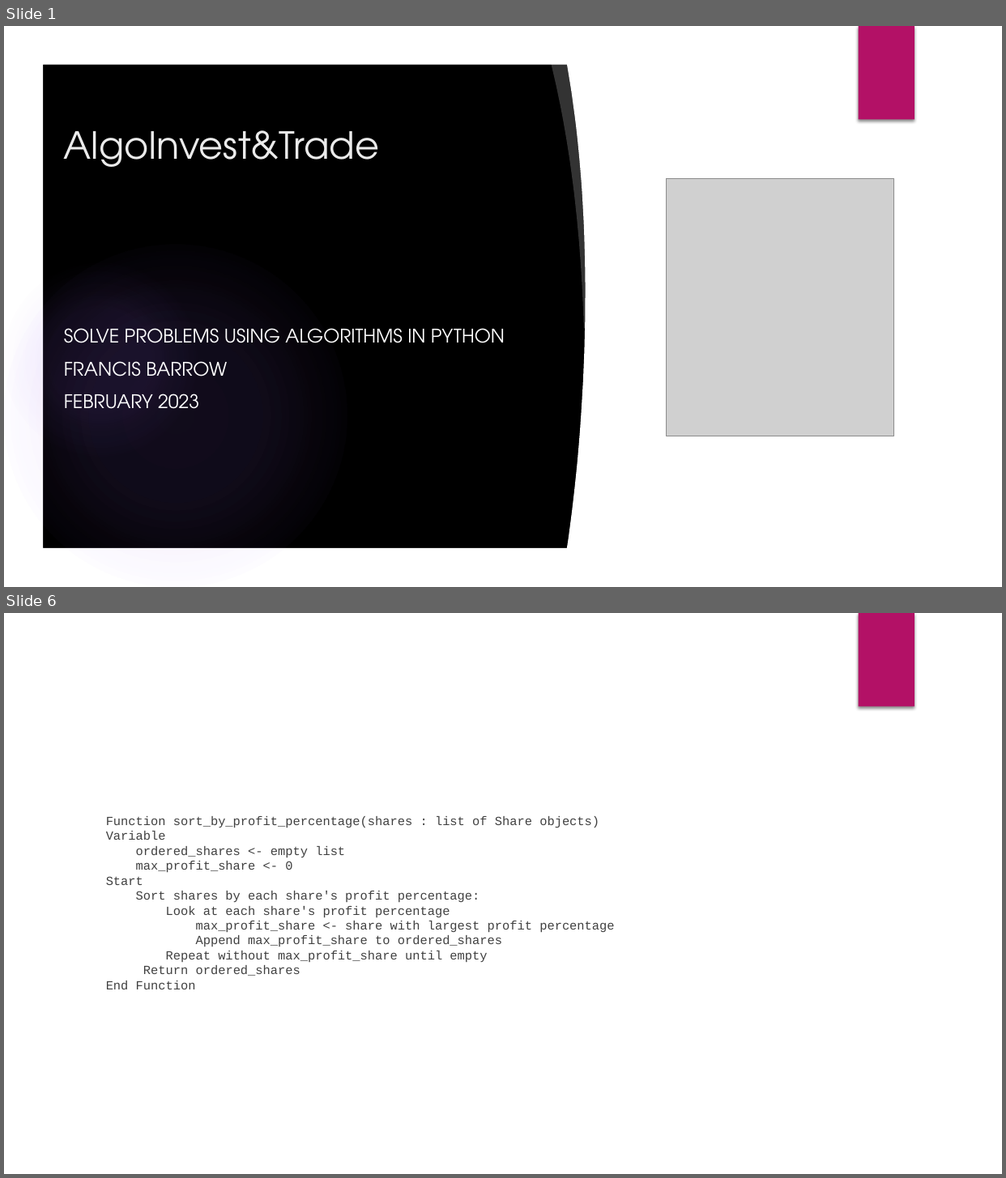
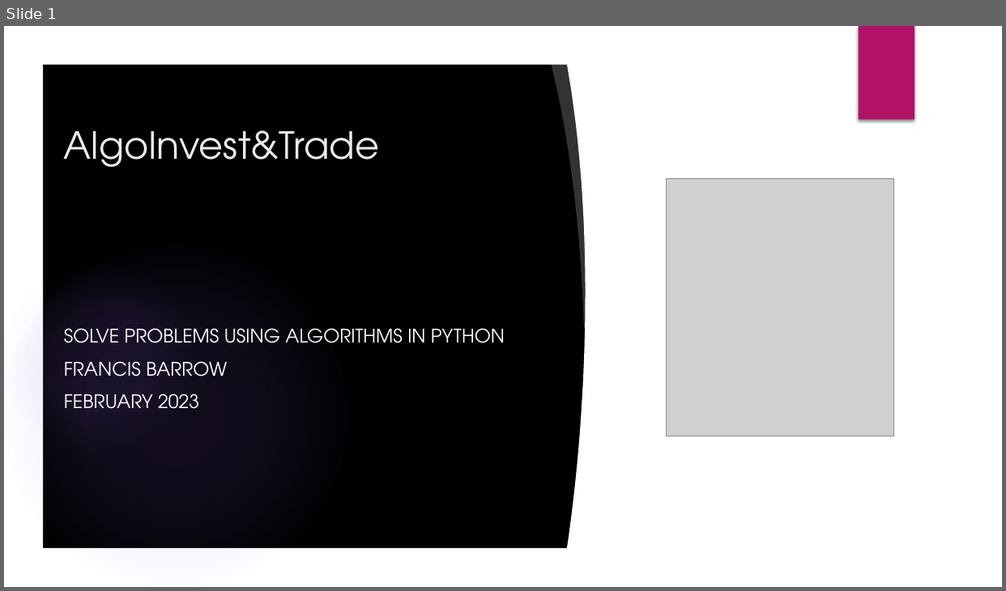
Before and after one commit to franfif/algoinvest-trade, a slide deck: Project7_Presentation.pptx. Shown one above the other, each under a label of ours: slides 1 and 6 before the commit, slide 1 after it; the slides between them are not shown. The pictures are 1006x1178 and 1006x591 pixels, drawn with LibreOffice and Linux fonts; fonts in the diff are those of the drawing; grey boxes stand for pictures; background and template pictures are left out. Boxes give left, top, right and bottom in pixels: in the first picture for what was removed or moved away, otherwise in the second. Text is boxed around its words. In the diff, an @@ line names an element or a change of style, - is before the commit and + after.

```diff
--- a/Project7_Presentation.pptx
+++ b/Project7_Presentation.pptx
@@ slide 6 removed at (4,613,1002,1174), background #FFFFFF @@
@@ rectangle removed at (859,613,914,707) @@
@@ text removed at (106,816,614,990) @@
-Function sort_by_profit_percentage(shares : list of Share objects)
-Variable
-ordered_shares <- empty list
-max_profit_share <- 0
-Start
-Sort shares by each share's profit percentage:
-Look at each share's profit percentage
-max_profit_share <- share with largest profit percentage
-Append max_profit_share to ordered_shares
-Repeat without max_profit_share until empty
-Return ordered_shares
-End Function
```
Also in this commit, not shown: 11 slides changed, 3 slides added, 2 other slides removed.
